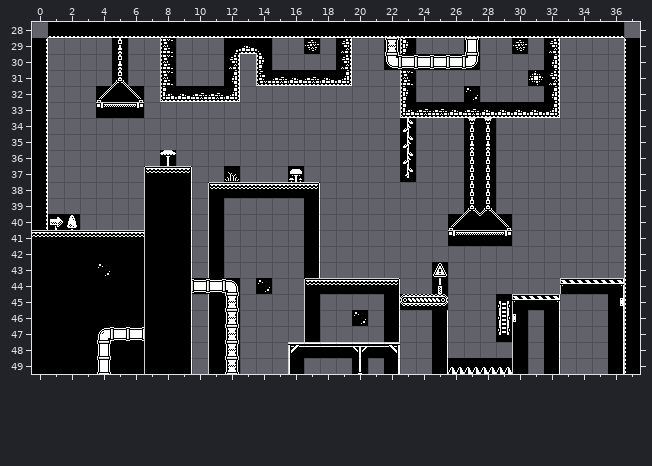
Tiled map -- src/res/Tilemaps/Tilemap_Test.tmx. That is the earlier state.
Cells are 16x16 px. Shown: x 0..37, y 28..49.
The same view after the edit:
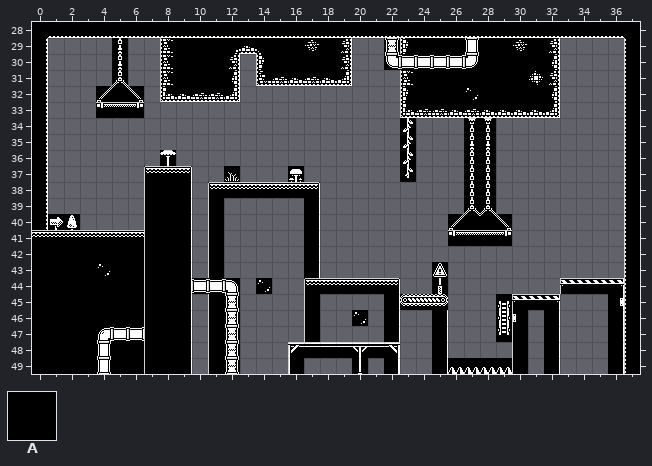
Key: from "Tileset1": A 0.
_ is an empty cell.
Change:
Layer "Far Tile Layer":
y 28: x 0 _ -> A; x 37 _ -> A
y 29: x 9..11 ___ -> AAA; x 15..16 __ -> AA; x 18 _ -> A; x 24..26 ___ -> AAA; x 28..29 __ -> AA; x 31 _ -> A
y 30: x 9..11 ___ -> AAA; x 15..18 ____ -> AAAA; x 28..31 ____ -> AAAA
y 31: x 9..11 ___ -> AAA; x 24..30 _______ -> AAAAAAA
y 32: x 24..26 ___ -> AAA; x 28..31 ____ -> AAAA
